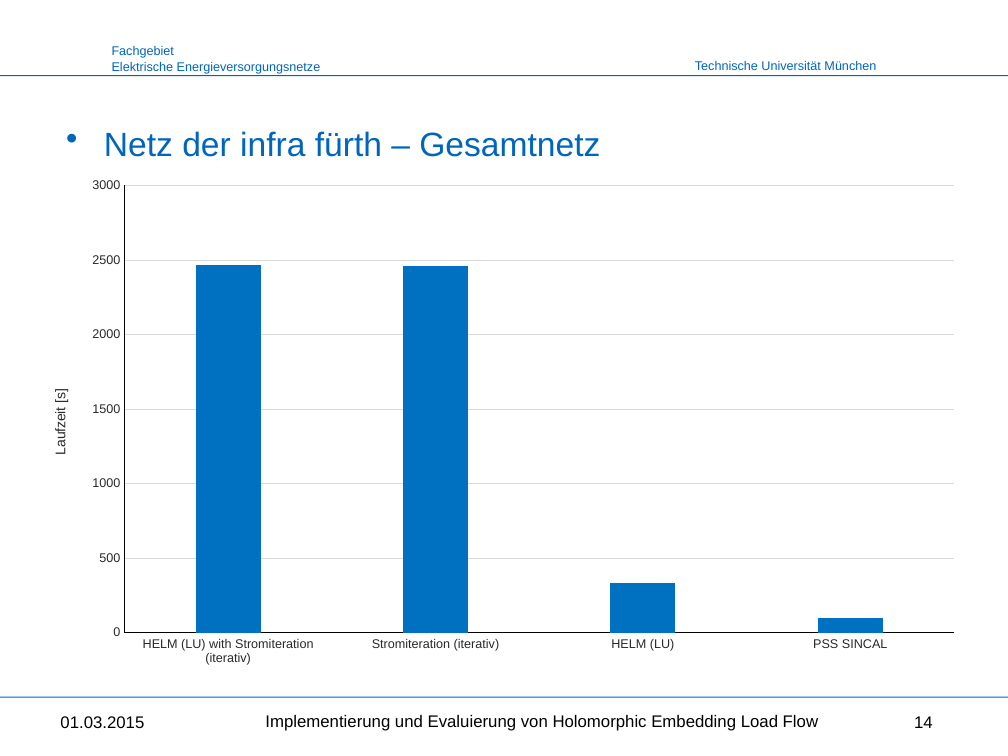
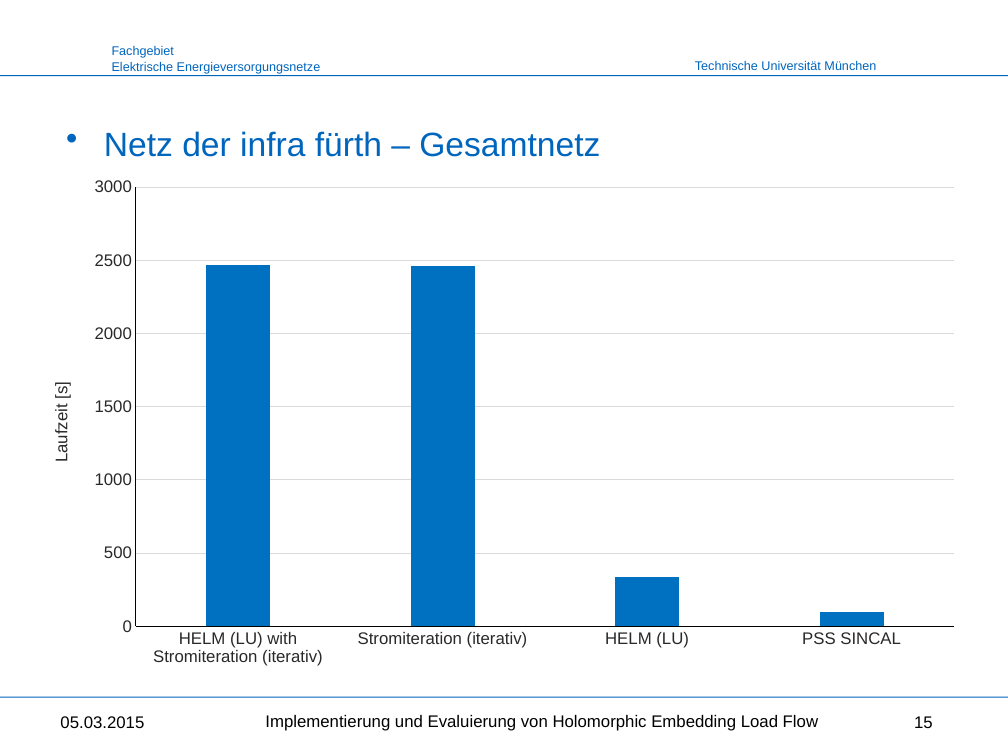
Before and after one commit to benediktibk/loadflow, a slide deck: slide 15 of documents/master_thesis/final_presentation.pptx (slide 14 before the commit). Drawn at 1008x756 pixels with LibreOffice and Linux fonts; fonts in the diff are those of the drawing; background and template pictures are left out. Boxes give left, top, right and bottom in pixels: in the first picture for what was removed or moved away, otherwise in the second. Text is boxed around its words. In the diff, an @@ line names an element or a change of style, - is before the commit and + after.

```diff
--- a/documents/master_thesis/final_presentation.pptx
+++ b/documents/master_thesis/final_presentation.pptx
@@ column chart at [30,168,973,676] @@
@@ category axis changed @@
@@ value axis changed @@
@@ lettering changed @@
@@ text at [60,716,144,728]: text changed @@
-01.03.2015
+05.03.2015
@@ page number at [914,716,933,728]: text changed @@
-14
+15
```
Also in this commit, not shown: 15 other slides changed, 1 slide added, 1 other file.
